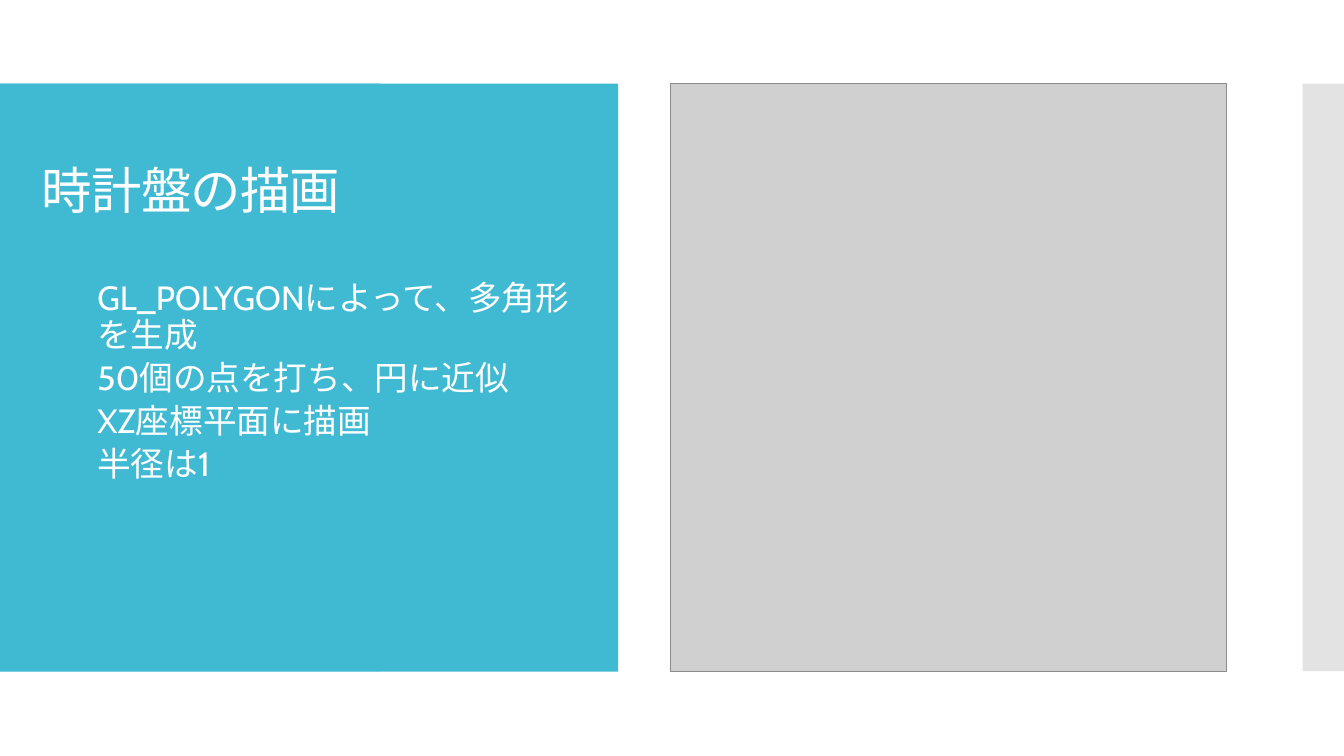
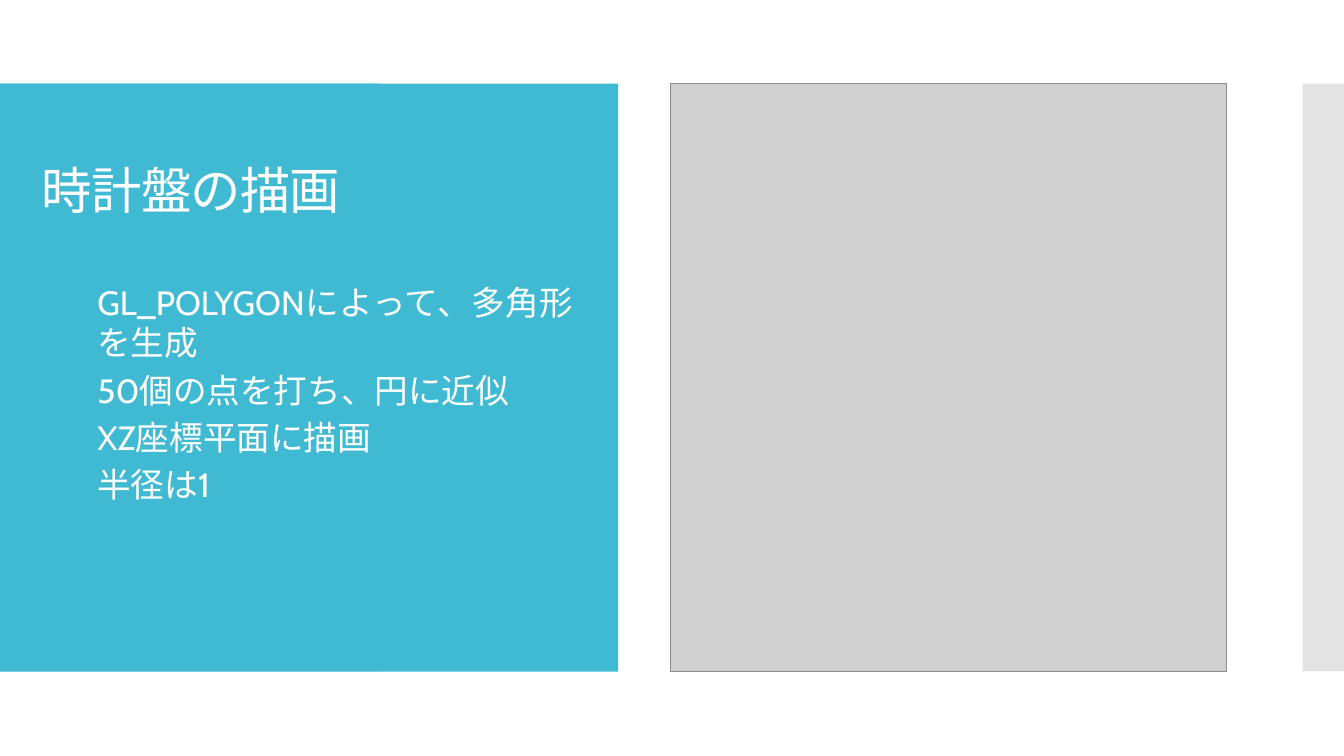
Before and after one commit to ShotaArima/OpenGL-StopWatch, a slide deck: slide 7 of 発表資料.pptx. Drawn at 1344x756 pixels with LibreOffice and Linux fonts; fonts in the diff are those of the drawing; grey boxes stand for pictures. Boxes give left, top, right and bottom in pixels: in the first picture for what was removed or moved away, otherwise in the second. Text is boxed around its words. In the diff, an @@ line names an element or a change of style, - is before the commit and + after.

```diff
--- a/発表資料.pptx
+++ b/発表資料.pptx
@@ text "GL_POLYGONによって、多角形を生成" at <box>97,287,572,500</box>: alignment left to justified; line spacing 0.9 to 1 @@
```
Also in this commit, not shown: 7 other slides changed, 7 slides added, 1 slide removed, 8 other files.
